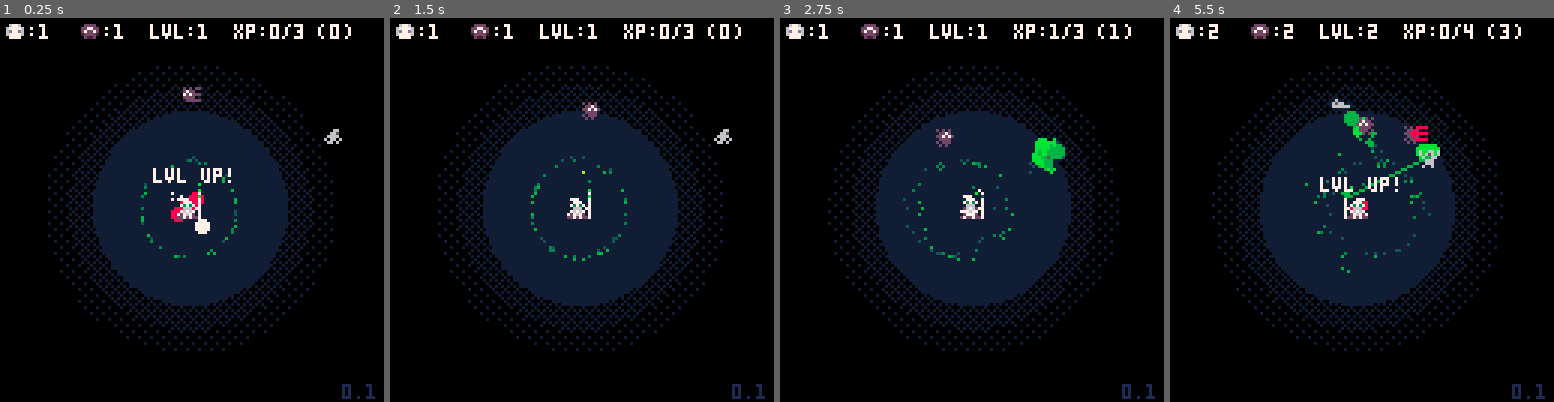
Above: before the commit, frames 1-4 (left to right).
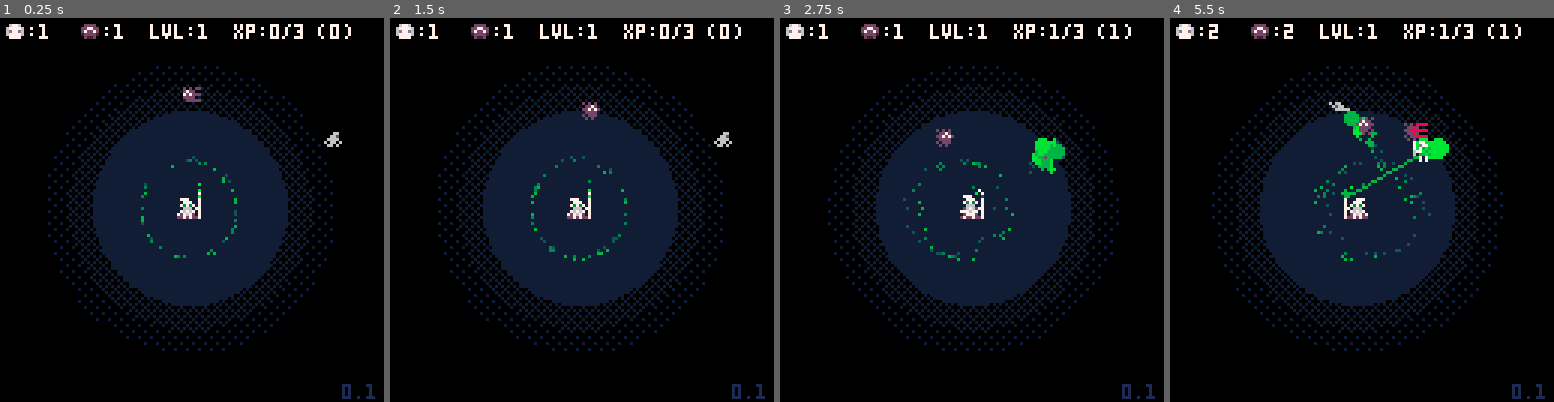
Above: after the commit, the same moments.

Repository: manyweare/heals-p8
Game: PICO-8 cartridge healers.p8
Same seed, same stepped clock (60 frames per second), same inputs: the game is played once before the commit and once after it.
Inputs:
- Up to frame 1 (0.25 s): no input
- Up to frame 2 (1.5 s): tap X (X key) at 0.33, 1.07 s; tap O (Z key) at 0.7 s
- Up to frame 3 (2.75 s): hold Right 1.6-2.1 s; tap O (Z key) at 1.7, 2.1, 2.5 s; tap X (X key) at 1.85 s; hold Up 2.15-2.42 s; hold Right from 2.47 s (still down)
- Up to frame 4 (5.5 s): tap O (Z key) every 0.4 s from 2.9 to 5.3 s; tap X (X key) at 2.97, 4.08, 5.2 s; release Right at 3.03 s; hold Left 3.08-3.58 s; hold Down 3.63-3.97 s; hold Right 4.02-4.68 s; hold Up 4.73-5.03 s; hold Left from 5.08 s (still down)

The runs differ from the first frame. In frame 1, 0.7% of the frame differs, in the area x 39-90%, y 28-57%; in frame 2, 0.1%; in frame 3, 0.1%; in frame 4, 1.6%, in the area x 35-89%, y 1-67%.

Commit message:
Entities now search for and attack enemies
Adjusted spawn curves, still not where it should be.
Also fixed the taking dmg flashing.

Diff:
--- a/enemies.lua
+++ b/enemies.lua
@@ -17,6 +17,8 @@
 	en_spw_tmr = 0
 	enemies = {}
 	dead_enemies = {}
+	--enemy search range
+	en_s_range = 128
 	spawn_enemies(1)
 end
 
@@ -35,7 +37,7 @@
 			dmg = 1,
 			spd = .25,
 			tgt = {},
-			attspd = 30,
+			attspd = 15,
 			attframe = 1,
 			animspd = 30,
 			hit = false,
@@ -67,17 +69,24 @@
 	end
 	for e in all(enemies) do
 		u_col(e)
+		--default tgt is player
 		local tgt = p
 		--if there are entities ready
 		--find closest, make it the target
 		if not is_empty(entities) then
-			tgt = find_closest(e, entities)
-			move_to(e, tgt)
-			e.flip = flip_spr(e, tgt)
+			tgt = find_closest(e, entities, en_s_range)
+			if not is_empty(tgt) then
+				move_to(e, tgt)
+				e.flip = flip_spr(e, tgt)
+			else
+				move_to_plr(e)
+				e.flip = flip_spr(e, p)
+			end
 		else
 			move_to_plr(e)
 			e.flip = flip_spr(e, p)
 		end
+		--check for collision with p or tgt if found
 		if rect_rect_collision(e.col, tgt.col) then
 			e.frame = 0
 			e_attack(e, tgt)
@@ -85,6 +94,9 @@
 			e.attframe = 0
 			e_anim(e)
 		end
+	end
+	for e in all(dead_enemies) do
+		e_anim_dead(e)
 	end
 	move_apart(enemies, 8)
 end
@@ -118,6 +130,12 @@
 	-- end
 end
 
+function e_anim_dead(e)
+	e.frame += 1
+	e.spr = 68
+	if (e.frame > 600) del(dead_enemies, e)
+end
+
 function take_dmg(e, dmg)
 	e.hit = true
 	e.hp -= dmg
@@ -145,7 +163,6 @@
 
 function kill_enemy(e)
 	e.frame = 0
-	e.spr = 68
 	e.state = "dead"
 	add(dead_enemies, e)
 	del(enemies, e)
--- a/entities.lua
+++ b/entities.lua
@@ -11,6 +11,7 @@
 function init_entities()
 	spw_tmr = 0
 	decay_rate = 120
+	e_s_range = 128
 	entities = {}
 	spawning = {}
 	dead = {}
@@ -22,8 +23,8 @@
 		e = {
 			hp = 1 + flr(rnd(3)),
 			maxhp = 4,
-			dmg = 1,
-			spd = .5,
+			dmg = .5,
+			spd = .25,
 			attspd = 15,
 			attframe = 1,
 			att_sfx = 5,
@@ -31,7 +32,7 @@
 			y = flr(rnd(120)) + ui.h,
 			w = 8,
 			h = 8,
-			ss = { 32, 33, 34, 35, 36, 37, 38, 39, 40, 41 },
+			ss = { 32, 33, 34, 35, 36, 37, 38, 39, 40, 41, 42 },
 			spr = 33,
 			dist = 0,
 			decay = 0,
@@ -61,7 +62,7 @@
 	spw_tmr += 1
 	if (spw_tmr % 120 == 0) then
 		spw_tmr = 0
-		spawn_entities(flr(rnd(3)))
+		spawn_entities(1 + flr(rnd(p.lvl / 2)))
 	end
 	for e in all(spawning) do
 		e.frame += 1
@@ -82,32 +83,19 @@
 			end
 		elseif e.state == "ready" then
 			u_col(e)
-			if not rect_rect_collision(e.col, p) then
-				move_to(e, p)
-				e.flip = flip_spr(e, p)
-			end
 			if not is_empty(enemies) then
-				local tgt = find_closest(e, enemies)
+				local tgt = find_closest(e, enemies, e_s_range)
 				e.flip = flip_spr(e, tgt)
 				if rect_rect_collision(e.col, tgt.col) then
 					e.frame = 0
 					attack(e, tgt)
 				else
 					e.attframe = 0
+					move_to(e, tgt)
+					anim_ready(e)
 				end
 			end
-			anim_ready(e)
 		end
-		-- if not e.dead then
-		-- 	if e.hp < e.maxhp then
-		-- 		decay_entity(e)
-		-- 		anim_entity(e)
-		-- 	else
-		-- 		anim_healed(e)
-		-- 	end
-		-- else
-		-- 	anim_dead(e)
-		-- end
 	end
 	move_apart(entities, 8)
 end
@@ -128,11 +116,11 @@
 			-- sfx(e.att_sfx, 2)
 			take_dmg(tgt, e.dmg)
 		end
-		-- e.spr = 41 --hardcoded attack sprite
+		e.spr = 41 --hardcoded attack sprite
 	elseif e.attframe == e.attspd then
 		e.attframe = 0
-		-- else
-		-- 	e.spr = 39
+	else
+		e.spr = 42 --hardcoded idle frame
 	end
 	e.attframe += 1
 end
@@ -194,14 +182,14 @@
 		sfx(sfxt.healed)
 		game.healed_es += 1
 	end
-	if e.frame <= 30 then
+	if e.frame <= 15 then
 		if (e.frame % 5 == 0) then e.tgl = not e.tgl end
 		if e.tgl then
 			e.spr = 36
 		else
 			e.spr = 37
 		end
-	elseif e.frame > 30 then
+	elseif e.frame > 15 then
 		e.frame = 0
 		e.state = "ready"
 	end
@@ -212,23 +200,26 @@
 	if e.tgl then
 		e.spr = 38
 	else
-		--flash to hit sprite instead of reg sprite if hit
-		if e.hit then
-			e.spr = 40
-		else
-			e.spr = 39
-		end
-	end
+		e.spr = 39
+	end
+	--TODO: getting hit animation
+	-- --flash to hit sprite instead of reg sprite if hit
+	-- if e.hit then
+	-- 	e.spr = 40
+	-- else
+	-- 	e.spr = 39
+	-- end
+	-- end
 	--reset to avoid hit flash more than once
-	if (e.frame > 10) then
-		e.hit = false
-		e.frame = 0
-	end
+	-- if (e.frame > 10) then
+	-- 	e.hit = false
+	-- 	e.frame = 0
+	-- end
 end
 
 function anim_dead(e)
 	e.spr = e.ss[1]
-	if (e.frame >= 6000) del(dead, e)
+	if (e.frame > 600) del(dead, e)
 end
 
 function draw_entities()
--- a/healers.p8
+++ b/healers.p8
@@ -1,6 +1,8 @@
 pico-8 cartridge // http://www.pico-8.com
 version 43
 __lua__
+--healers
+--by marcelo d. viana neto
 --includes
 #include main.lua
 --#include gamestates.lua
@@ -144,8 +146,138 @@
 
 
 
+…(130 lines of a section not shown)…
 __gff__
-0000000100000000000000000000000002020202000000000000000000000000010202020202020202020000000000000303000000000000000000000000000006060606060000000000000000000000000000000000000000000000000000000000000000000000000000000000000000000000000000000000000000000000
+0000000100000000000000000000000002020202000000000000000000000000010202020202020202020200000000000303000000000000000000000000000006060606060000000000000000000000000000000000000000000000000000000000000000000000000000000000000000000000000000000000000000000000
 0000000000000000000000000000000000000000000000000000000000000000000000000000000000000000000000000000000000000000000000000000000000000000000000000000000000000000000000000000000000000000000000000000000000000000000000000000000000000000000000000000000000000000
 __map__
 0202020202020202020202020202020202020202020202020101010101010101010101010101010101010101010101010101010101010101010101010101010101010101010101010101010101010101010101010101010101010101010101010101010101010101010101010101010101010101010101010101010101010101
--- a/main.lua
+++ b/main.lua
@@ -38,7 +38,7 @@
 	}
 
 	--lvl anim frame
-	lvlanim = 1
+	lvlanim = 0
 
 	--easing vars--
 	lt = time()
--- a/player.lua
+++ b/player.lua
@@ -17,7 +17,7 @@
 		inv_c = 0, --inv count
 		hp = 100,
 		hpmax = 100,
-		regen = .1,
+		regen = .01,
 		x = 64,
 		y = 64,
 		dx = 0,
@@ -62,6 +62,8 @@
 	u_col(p)
 	--invulnerability counters
 	p.inv_c = max(p.inv_c - 1, 0)
+	--regen
+	p.hp = max(p.hp + p.regen, p.maxhp)
 end
 
 function anim_player()
--- a/tools.lua
+++ b/tools.lua
@@ -205,14 +205,15 @@
 	return b0 * 0.9609 + a0 * 0.3984
 end
 
-function find_closest(o, t)
+function find_closest(o, t, r)
 	-- setting the initial dist check to 32767 (a large num)
 	-- because it is the highest int p8 supports
 	local c, d = 32767, 0
+	if (r == nil) r = c
 	local ce = {}
 	for e in all(t) do
 		d = approx_dist(o.x, o.y, e.x, e.y)
-		if (d < c) then
+		if (d < c) and (d < r) then
 			c = d
 			ce = e
 		end
Not shown, changed: 137 lines of the sprite sheet (__gfx__) section of healers.p8
Not shown, changed: the thumbnail (__label__) section of healers.p8
